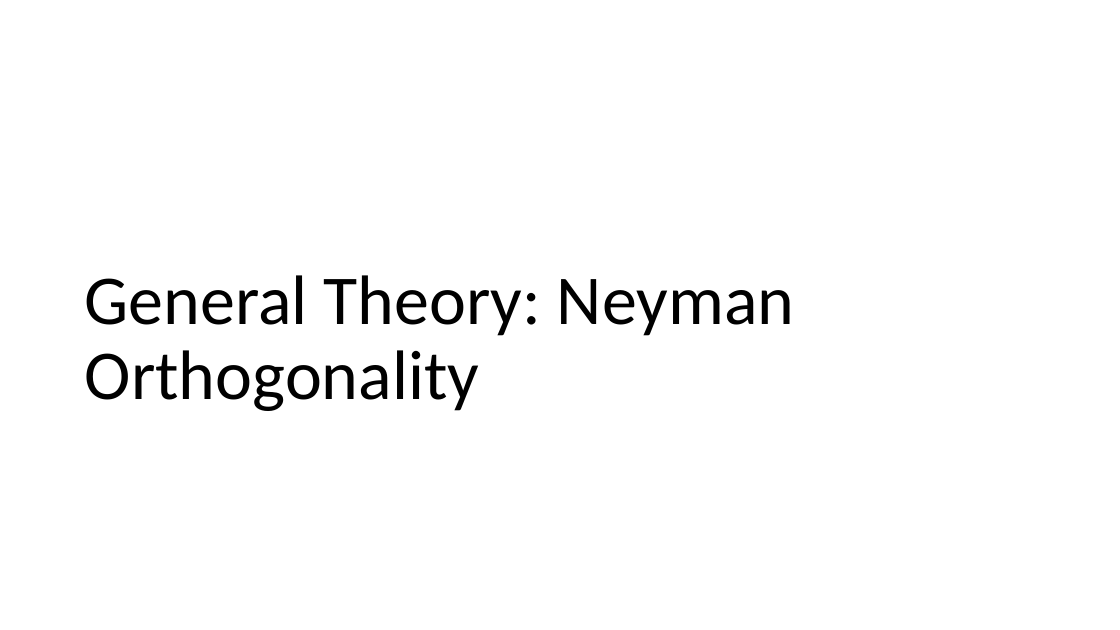
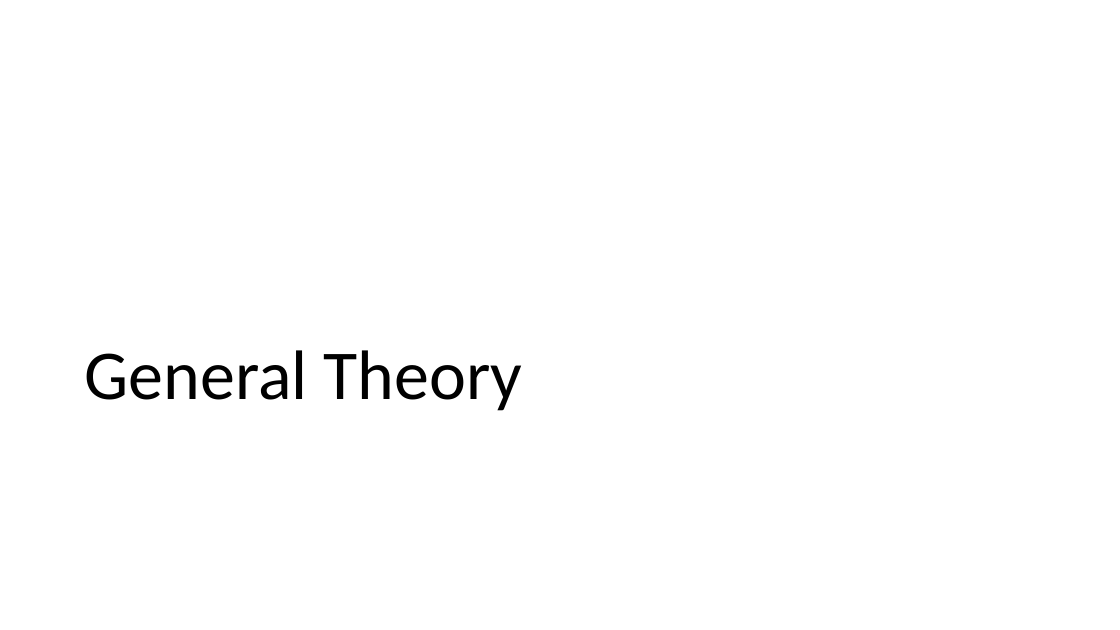
Before and after one commit to stanford-msande228/winter25, a slide deck: slide 31 of assets/presentations/MSANDE228_Lecture13_Inference_with_Modern_NonLinear_Methods.pptx (slide 33 before the commit). Drawn at 1120x630 pixels with LibreOffice and Linux fonts; fonts in the diff are those of the drawing. Boxes give left, top, right and bottom in pixels: in the first picture for what was removed or moved away, otherwise in the second. Text is boxed around its words. In the diff, an @@ line names an element or a change of style, - is before the commit and + after.

```diff
--- a/assets/presentations/MSANDE228_Lecture13_Inference_with_Modern_NonLinear_Methods.pptx
+++ b/assets/presentations/MSANDE228_Lecture13_Inference_with_Modern_NonLinear_Methods.pptx
@@ title at box(85, 350, 523, 411): text changed @@
-General Theory: Neyman Orthogonality
+General Theory
```
Also in this commit, not shown: 6 other slides changed, 3 slides added, 29 slides removed, 1 other file.
